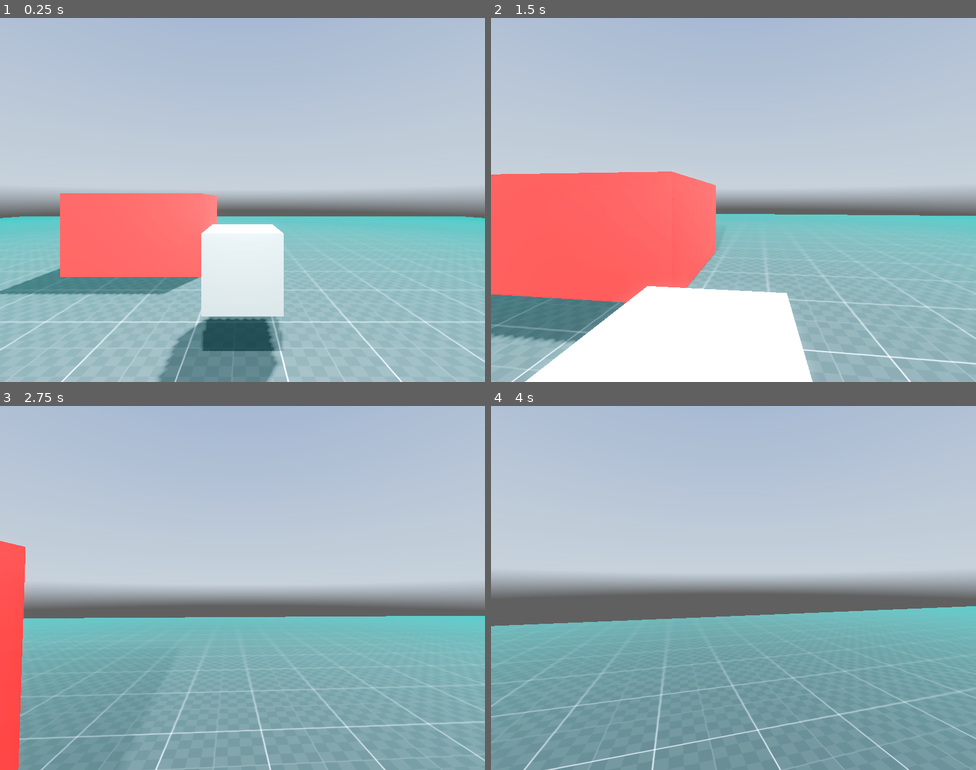
Above: before the commit, frames 1-4 (two rows, left to right).
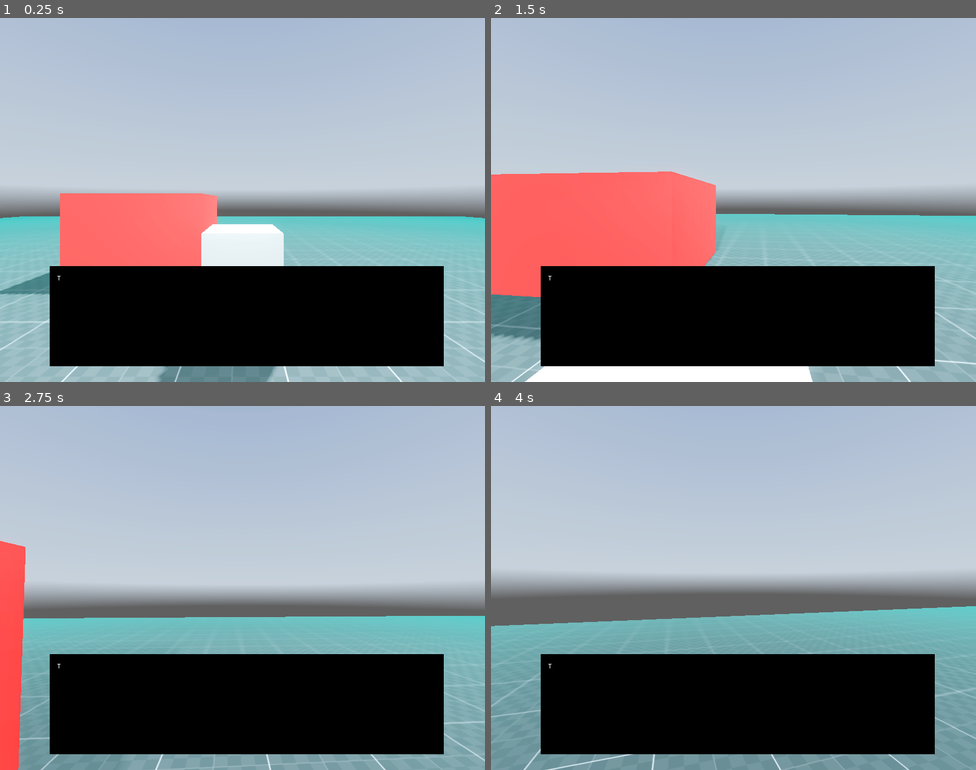
Above: after the commit, the same moments.

Repository: CarpetBakery/ThreeEnds
Game: Godot game, scene res://maps/test/mpTest1.tscn
Same seed, same stepped clock (60 frames per second), same inputs: the game is played once before the commit and once after it. A sky picture missing from this copy of the repository is replaced by a grey-blue gradient.
Inputs (mouse positions are in pixels of both pictures, inside the frame that each line leads up to):
- Up to frame 1 (0.25 s): no input
- Up to frame 2 (1.5 s): tap Enter (ui_accept) at 0.5, 0.77 s; move the mouse to (757, 200) at 0.52 s; hold Space 0.53-1.28 s; hold W (forward) from 0.53 s (still down); click (757, 200) at 0.67 s; move the mouse to (709, 200) at 1.27 s; tap Ctrl (crouch) at 1.35 s
- Up to frame 3 (2.75 s): keep holding W (forward); tap Enter (ui_accept) at 1.52 s; tap Space at 1.55, 2.3 s; move the mouse to (252, 580) at 2.02 s; hold Alt (free_look) from 2.03 s (still down)
- Up to frame 4 (4 s): keep holding W (forward); move the mouse to (728, 595) at 2.77 s; release Alt (free_look) at 2.78 s; tap Shift (sprint) at 2.85 s; click (728, 595) at 2.92 s; tap Enter (ui_accept) at 3.02, 3.77 s; tap Space at 3.05 s; move the mouse to (767, 591) at 3.52 s; hold Space from 3.53 s (still down)

The runs differ from the first frame. In frame 1, 22% of the frame differs, in the area x 10-92%, y 68-96%; in frame 2, 22%; in frame 3, 22%; in frame 4, 22%.

Commit message:
some dialogue tests

Diff:
--- a/global.tscn
+++ b/global.tscn
@@ -1,6 +1,6 @@
 [gd_scene load_steps=2 format=3 uid="uid://c0cn78eyi8ysi"]
 
-[ext_resource type="Script" path="res://scripts/global.gd" id="1_h7xhl"]
+[ext_resource type="Script" path="res://scripts/Global.gd" id="1_h7xhl"]
 
 [node name="Global" type="Node"]
 script = ExtResource("1_h7xhl")
--- a/maps/test/mpTest1.tscn
+++ b/maps/test/mpTest1.tscn
@@ -1,9 +1,10 @@
-[gd_scene load_steps=17 format=3 uid="uid://blu1jjm8p20n0"]
+[gd_scene load_steps=18 format=3 uid="uid://blu1jjm8p20n0"]
 
 [ext_resource type="Texture2D" uid="uid://dvw4wya6apiut" path="res://assets/hdris/kloofendal_48d_partly_cloudy_puresky_2k.hdr" id="1_fnu4j"]
 [ext_resource type="Texture2D" uid="uid://dflihjofrhrwh" path="res://assets/textures/dev/grids/Dark/texture_07.png" id="1_hoa38"]
 [ext_resource type="PackedScene" uid="uid://bkl5uauqwgryi" path="res://objects/player.tscn" id="2_e1wdx"]
 [ext_resource type="Texture2D" uid="uid://bwqu2guj1r25y" path="res://assets/textures/dev/grids/Green/texture_08.png" id="3_2v4og"]
+[ext_resource type="Script" path="res://scripts/DialogManager.gd" id="5_sxxgu"]
 
 [sub_resource type="StandardMaterial3D" id="StandardMaterial3D_yxj8n"]
 albedo_texture = ExtResource("1_hoa38")
@@ -137,3 +138,22 @@
 [node name="Container" type="Container" parent="CanvasLayer"]
 offset_right = 40.0
 offset_bottom = 40.0
+
+[node name="DialogManager" type="Node" parent="CanvasLayer"]
+script = ExtResource("5_sxxgu")
+
+[node name="ColorRect" type="ColorRect" parent="CanvasLayer/DialogManager"]
+offset_left = 131.0
+offset_top = 655.0
+offset_right = 1172.0
+offset_bottom = 919.0
+color = Color(0, 0, 0, 1)
+
+[node name="Label" type="Label" parent="CanvasLayer/DialogManager"]
+offset_left = 151.0
+offset_top = 674.0
+offset_right = 1144.0
+offset_bottom = 899.0
+text = "This is some text on a label"
+
+[node name="AudioStreamPlayer2D" type="AudioStreamPlayer2D" parent="CanvasLayer/DialogManager"]
--- /dev/null
+++ b/scripts/DialogManager.gd
@@ -0,0 +1,38 @@
+class_name DialogManager extends Node
+
+# Components
+@onready var dialogLabel: Label = $Label
+@onready var dialogBox: ColorRect = $ColorRect
+@onready var speaker: AudioStreamPlayer2D = $AudioStreamPlayer2D
+
+# Export vars
+@export var speed : float = 10
+
+var delay : float = 0
+
+func _ready() -> void:
+	# Don't show any characters
+	dialogLabel.visible_characters = 0
+	printText()
+
+func _process(delta: float) -> void:
+	if Input.is_key_pressed(KEY_SPACE):
+		hideText()
+		printText()
+
+func hideText():
+	dialogLabel.visible_characters = 0
+
+func printText():
+	while true:
+		# Add a letter to the end
+		dialogLabel.visible_characters += 1
+
+		# Play sound
+		#speaker.play()
+
+		# Exit if we're finshed printing the string
+		if dialogLabel.visible_ratio >= 1:
+			break
+
+		await get_tree().create_timer(speed, false).timeout
